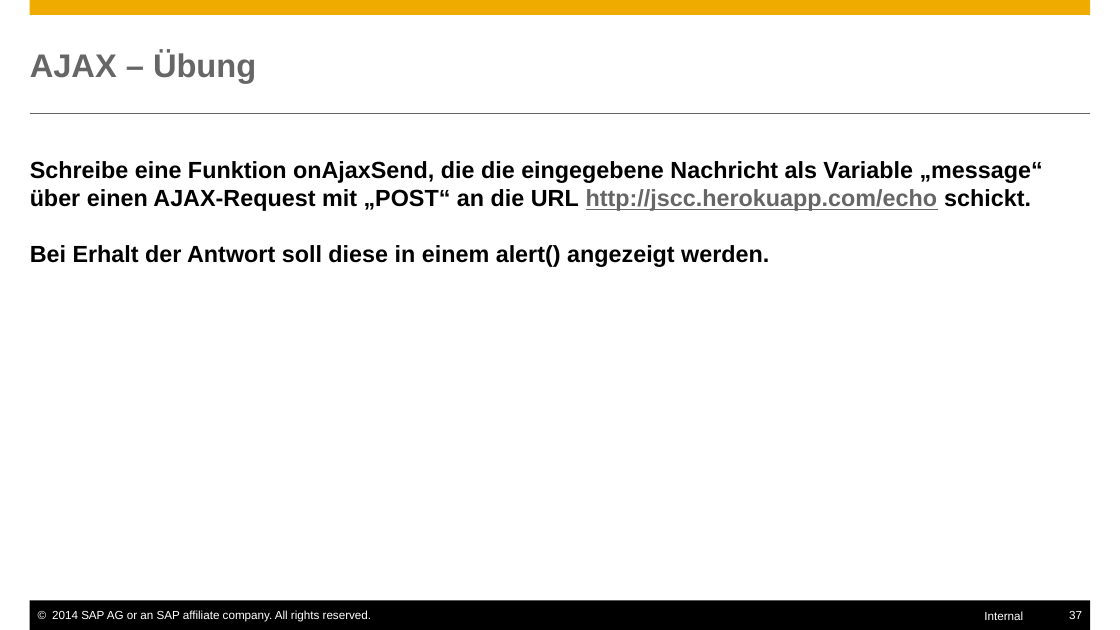
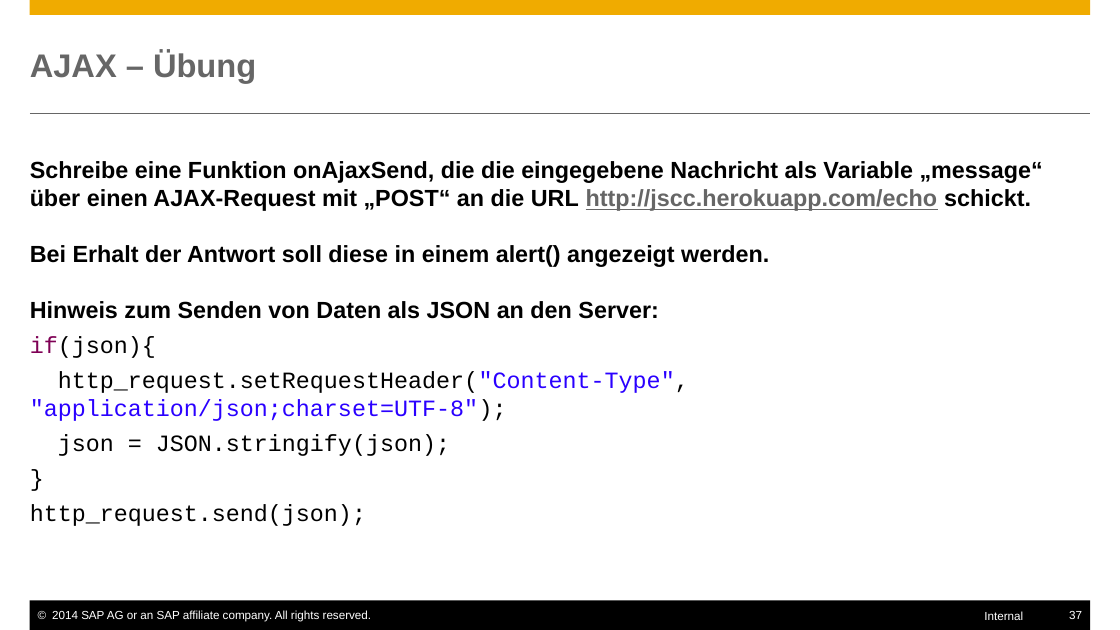
Before and after one commit to ofrendo/JSCrossCourse, a slide deck: slide 37 of JSCrosscourse.pptx. Drawn at 1120x630 pixels with LibreOffice and Linux fonts; fonts in the diff are those of the drawing. Boxes give left, top, right and bottom in pixels: in the first picture for what was removed or moved away, otherwise in the second. Text is boxed around its words. In the diff, an @@ line names an element or a change of style, - is before the commit and + after.

Commit message:
send json

```diff
--- a/JSCrosscourse.pptx
+++ b/JSCrosscourse.pptx
@@ text at bbox=[30, 301, 689, 526]: paragraphs added @@
+Hinweis zum Senden von Daten als JSON an den Server:
+  if(json){
+  http_request.setRequestHeader("Content-Type", "application/json;charset=UTF-8");
+  json = JSON.stringify(json);
+  }
+  http_request.send(json);
```
Also in this commit, not shown: 1 other file.
